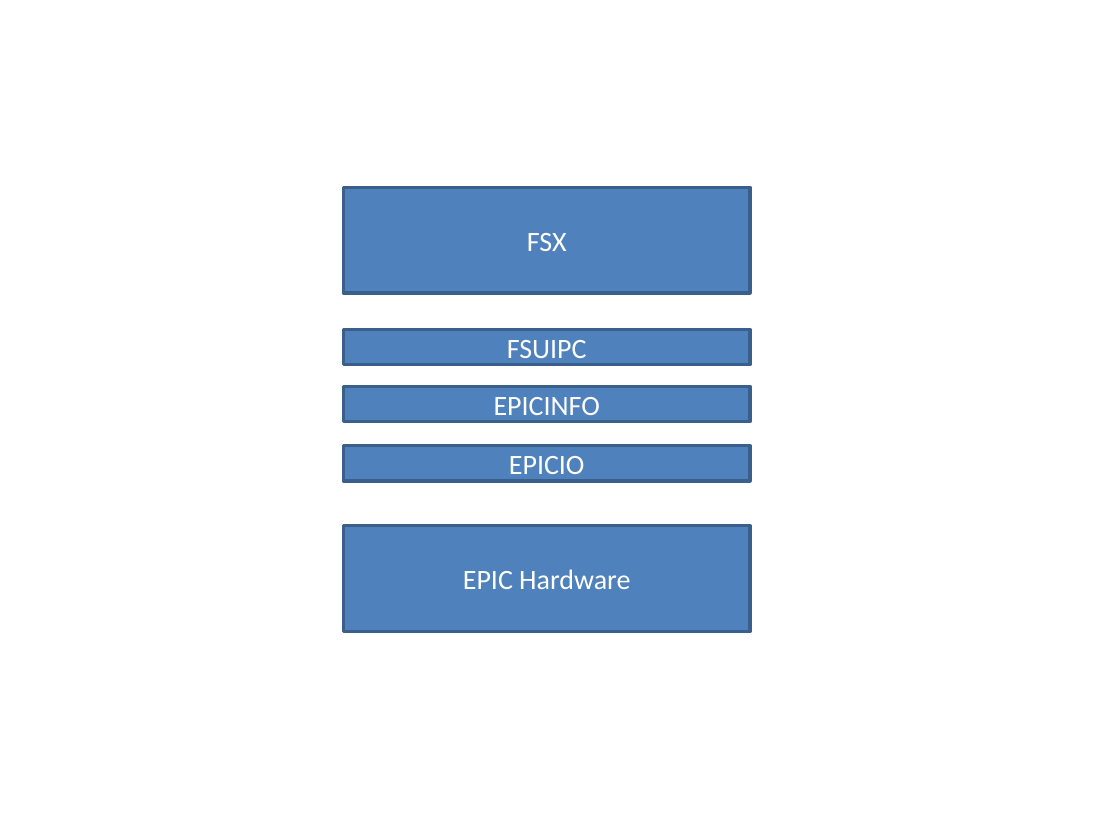
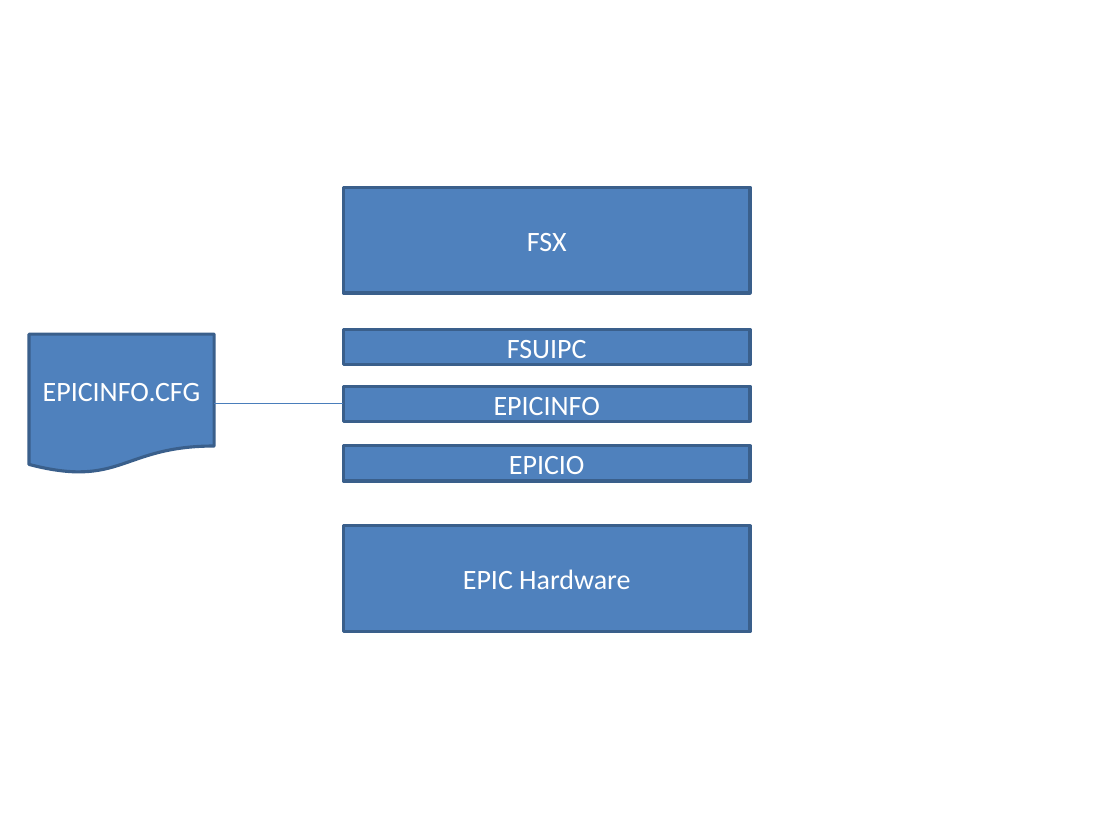
Before and after one commit to kockie69/747-400, a slide deck: slide 2 of 747-400 EPIC.pptx. Drawn at 1120x840 pixels with LibreOffice and Linux fonts; fonts in the diff are those of the drawing. Boxes give left, top, right and bottom in pixels: in the first picture for what was removed or moved away, otherwise in the second. Text is boxed around its words. In the diff, an @@ line names an element or a change of style, - is before the commit and + after.

```diff
--- a/747-400 EPIC.pptx
+++ b/747-400 EPIC.pptx
@@ flow chart document added at [29,334,214,474], fill #4F81BD, outline #3A5F8C 2 pt, 18 pt, text #FFFFFF @@
+EPICINFO.CFG
@@ line added from (214, 404) to (344, 404), #4B7EBC 0.75 pt @@
```
Also in this commit, not shown: 1 other slide changed, 4 slides added, 2 other files.
